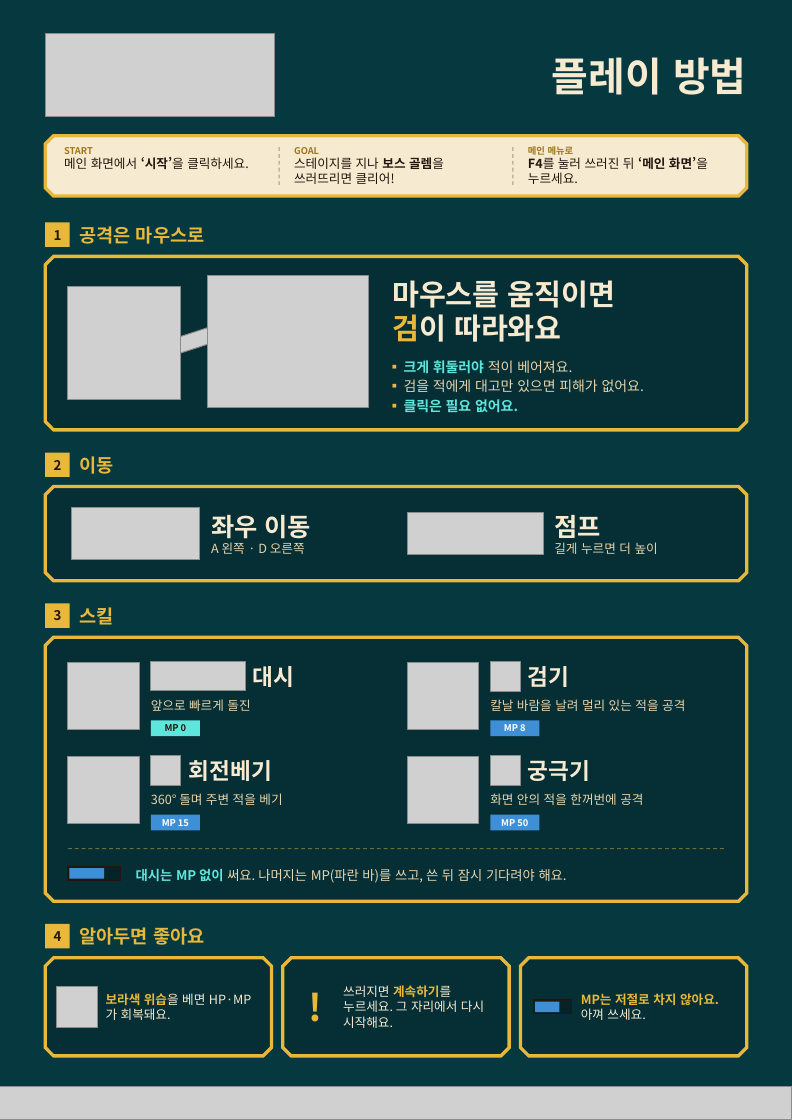
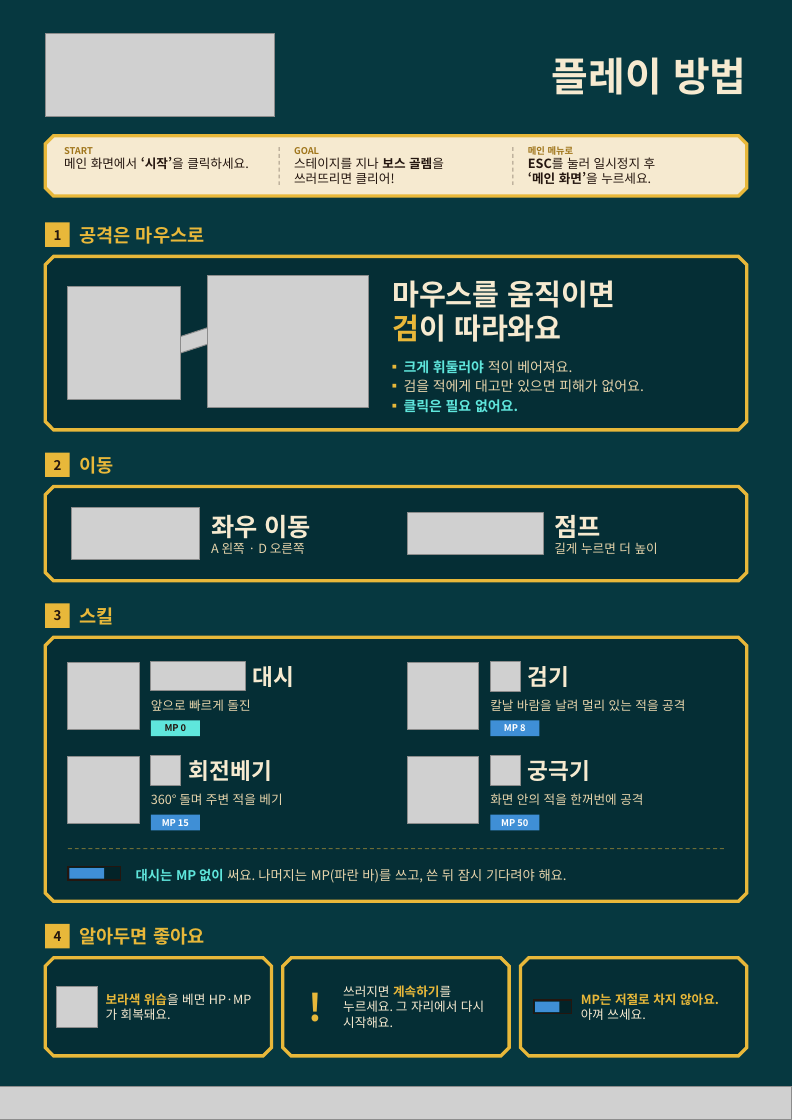
Before and after one commit to mjuntopkim/Mousword, a slide deck: slide 1 of Exhibition_Guide/Mousword_Guide_A4.pptx. Drawn at 792x1120 pixels with LibreOffice and Linux fonts; fonts in the diff are those of the drawing; grey boxes stand for pictures. Boxes give left, top, right and bottom in pixels: in the first picture for what was removed or moved away, otherwise in the second. Text is boxed around its words. In the diff, an @@ line names an element or a change of style, - is before the commit and + after.

```diff
--- a/Exhibition_Guide/Mousword_Guide_A4.pptx
+++ b/Exhibition_Guide/Mousword_Guide_A4.pptx
@@ text at (528,157,656,184): text changed @@
-F4를 눌러 쓰러진 뒤 ‘메인 화면’을 누르세요.
+ESC를 눌러 일시정지 후
+‘메인 화면’을 누르세요.
```
Also in this commit, not shown: 1 other slide changed, 5 other files.
